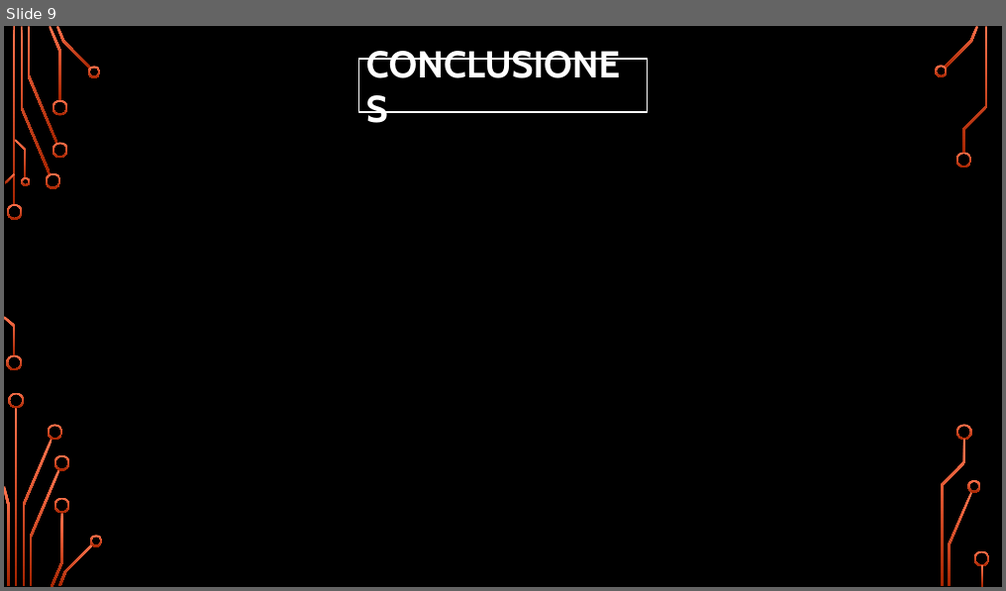
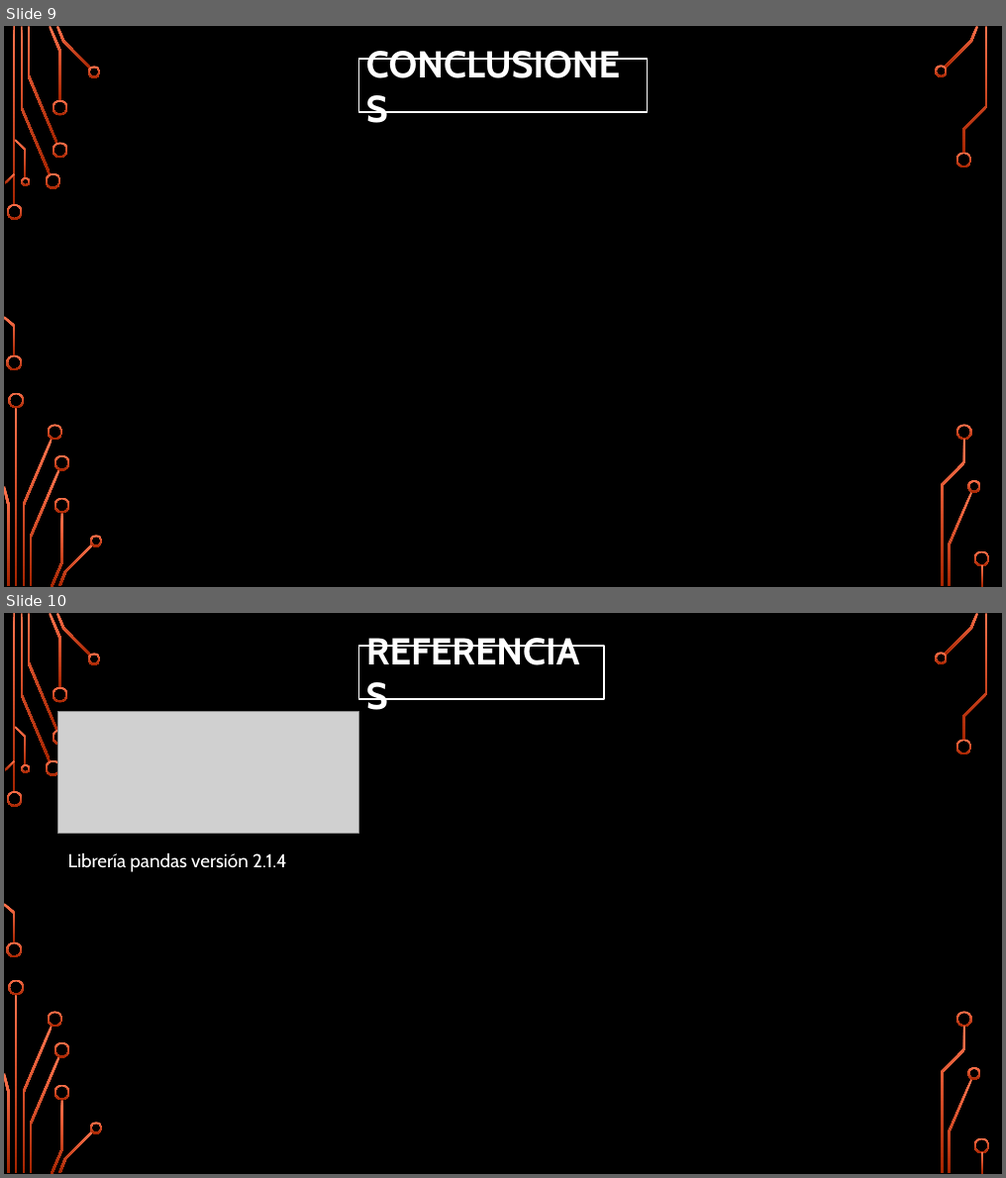
Before and after one commit to Isaac244/Proyecto_Machine_Learning, a slide deck: PROYECTO-MACHINE-LEARNING.pptx. Shown one above the other, each under a label of ours: slide 9 before the commit, slides 9 and 10 after it. The pictures are 1006x591 and 1006x1178 pixels, drawn with LibreOffice and Linux fonts; fonts in the diff are those of the drawing; grey boxes stand for pictures; background and template pictures are left out. Boxes give left, top, right and bottom in pixels: in the first picture for what was removed or moved away, otherwise in the second. Text is boxed around its words. In the diff, an @@ line names an element or a change of style, - is before the commit and + after.

Commit message:
Agregue referencia al proyecto

```diff
--- a/PROYECTO-MACHINE-LEARNING.pptx
+++ b/PROYECTO-MACHINE-LEARNING.pptx
@@ slide 10 added at (4, 613, 1002, 1174), background picture (left out); not listed: 36 template elements that a slide beside it also shows @@
@@ rectangle added at (358, 646, 604, 699), fill #000000, outline #FFFFFF 1.75 pt, 36 pt, text #FFFFFF, bold @@
+REFERENCIAS
@@ picture added at (57, 712, 358, 833) @@
@@ text added at (68, 854, 287, 872), 18 pt, text #FFFFFF @@
+Librería pandas versión 2.1.4
```
Also in this commit, not shown: 1 slide changed, 1 slide removed.
